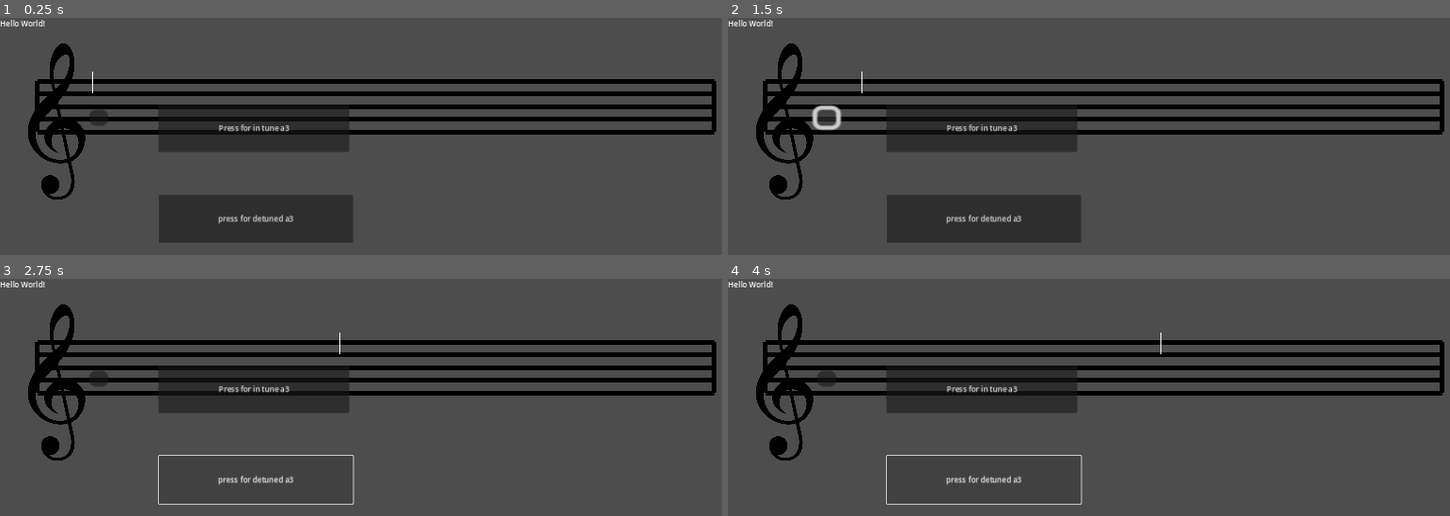
Above: before the commit, frames 1-4 (two rows, left to right).
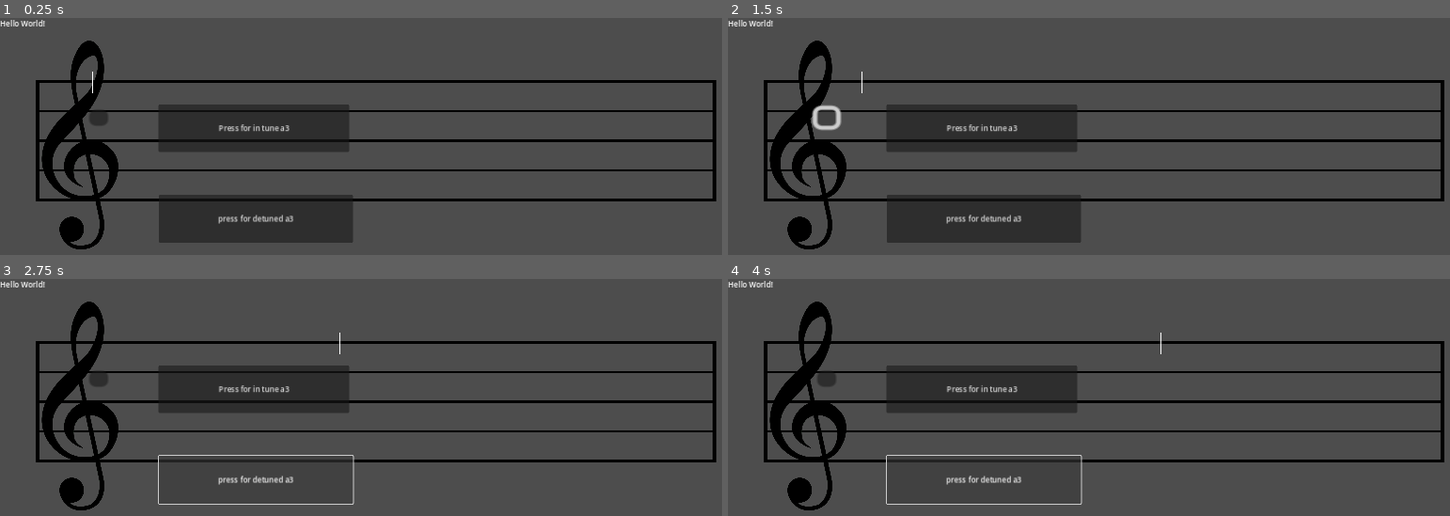
Above: after the commit, the same moments.

Repository: Sniggiho/COMP225-Reluna
Game: Godot game, scene res://Scenes/firstScene.tscn
Same seed, same stepped clock (60 frames per second), same inputs: the game is played once before the commit and once after it.
Inputs (mouse positions are in pixels of both pictures, inside the frame that each line leads up to):
- Up to frame 1 (0.25 s): no input
- Up to frame 2 (1.5 s): click (829, 117) at 0.5 s; click (829, 117) at 1.25 s
- Up to frame 3 (2.75 s): click "press for detuned a3" at 2 s
- Up to frame 4 (4 s): click "Press for in tune a3" at 2.75 s; click "press for detuned a3" at 3.5 s

The runs differ from the first frame. In frame 1, 15% of the frame differs, in the area x 3-100%, y 9-98%; in frame 2, 15%; in frame 3, 15%; in frame 4, 15%.
Error in both runs: Invalid operands 'bool' and 'int' in operator '+'. (res://Scenes/TuneCreator/TuneCreator.gd:125)

Commit message:
adjusted treble G and staff, add get lineHeight

Diff:
--- a/Project/Scenes/MusicStaff/MusicStaff.gd
+++ b/Project/Scenes/MusicStaff/MusicStaff.gd
@@ -9,9 +9,9 @@
 # ledger lines
 var noteWidth = 0
 # scaling factor based on size of screen
-@export var lineHeight = 0.08
+@export var lineHeight = 0.07
 @export var staffLength = 0.90
-@export var lineThickness = 6.0
+@export var lineThickness = 5.0
 # size of screen
 var screenX
 var screenY
@@ -38,5 +38,8 @@
 	for i in range(5):
 		draw_line(Vector2(startX, y), Vector2(startX + screenX * staffLength, y), Color.BLACK, lineThickness)
 		y = y + screenY * lineHeight
-	draw_line(Vector2(startX, startY), Vector2(startX, y - lineHeight * screenY), Color.BLACK, lineThickness)
-	draw_line(Vector2(startX + screenX * staffLength,startY), Vector2(startX + screenX * staffLength, y - lineHeight * screenY), Color.BLACK, lineThickness)
+	draw_line(Vector2(startX, startY - 2.5), Vector2(startX, y - lineHeight * screenY + 2.2), Color.BLACK, lineThickness* 1.5)
+	draw_line(Vector2(startX + screenX * staffLength,startY - 2.5 ), Vector2(startX + screenX * staffLength, y - lineHeight * screenY + 2.2), Color.BLACK, lineThickness * 1.5)
+
+func getLineHeight() -> float:
+	return screenY * lineHeight
--- a/Project/Scenes/MusicStaff/MusicStaff.tscn
+++ b/Project/Scenes/MusicStaff/MusicStaff.tscn
@@ -11,6 +11,6 @@
 lineThickness = 10.0
 
 [node name="Sprite2D" type="Sprite2D" parent="."]
-position = Vector2(120, 220)
-scale = Vector2(0.3, 0.3)
+position = Vector2(170, 270)
+scale = Vector2(0.4, 0.4)
 texture = SubResource("ImageTexture_o6m4j")
--- a/Project/Scenes/firstScene.tscn
+++ b/Project/Scenes/firstScene.tscn
@@ -17,6 +17,8 @@
 
 [node name="MusicStaff" parent="." instance=ExtResource("5_bafn2")]
 position = Vector2(0, 0)
+lineHeight = 0.07
+lineThickness = 5.0
 
 [node name="TextureRect" type="TextureRect" parent="."]
 offset_right = 196.0
Binary file added: Project/Scenes/MusicStaff/blankStaff.png
Not shown, added: Project/Scenes/MusicStaff/blankStaff.png.import
Not shown, changed: Project/Scenes/.DS_Store
